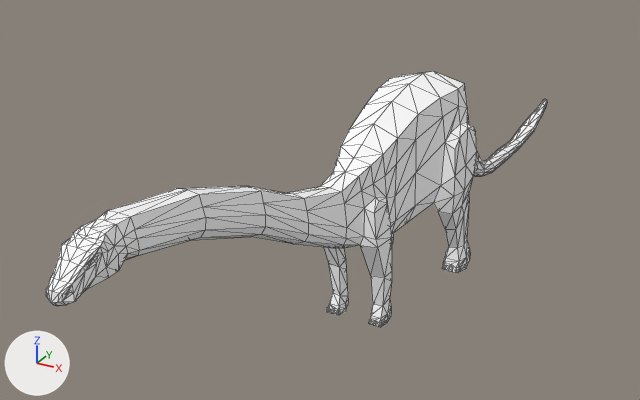
An edit to the glTF model frontend/assets/models3d/packs/quaternius-fbx/apatosaurus.glb, drawn before and after from the same camera.
One viewpoint serves both versions: a camera (50 mm lens) standing at (2.69, -5.79, 2.76) and looking at (-0.65, 0.3, -0.28). Every picture has the same lights, and +X, +Y and +Z are marked at lower left. The picture after the commit comes second. Mesh edges are drawn as thin lines. Where no turn or scale is listed for an object, it has been applied to the vertices.
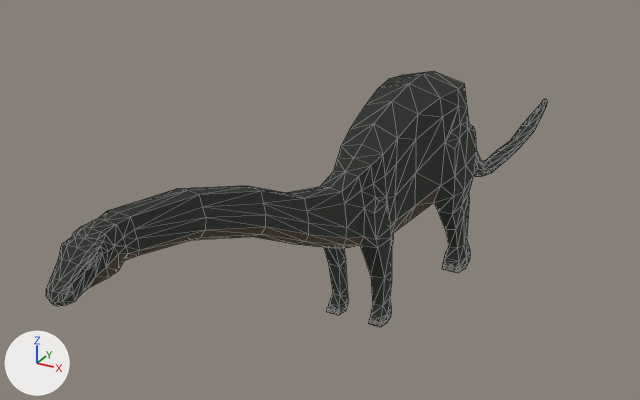
Changed parts and their boxes (x1, y1, x2, y2) in the pictures (640 x 400 px):
'Cylinder', recoloured, surface changed (darker): (46, 71, 547, 327) in both

Patch to the scene script:
```diff
--- a/frontend/assets/models3d/packs/quaternius-fbx/apatosaurus.glb.py
+++ b/frontend/assets/models3d/packs/quaternius-fbx/apatosaurus.glb.py
@@ mat_material_0 @@
 mat_material_0 = principled_material('Material_0')
-mat_material_0.base_color = (1.0, 1.0, 1.0)  # white #ffffff
+mat_material_0.base_color = (0.0201, 0.014, 0.00694)  # black #271f14
 mat_material_0.roughness = 0.85
+mat_material_0.emission_strength = 1.0
+mat_material_0.emission_color = (0.0201, 0.014, 0.00694)  # black #271f14
@@ mat_material_1 @@
 mat_material_1 = principled_material('Material_1')
-mat_material_1.base_color = (1.0, 1.0, 1.0)  # white #ffffff
+mat_material_1.base_color = (0.00627, 0.00814, 0.00522)  # black #121610
 mat_material_1.roughness = 0.85
+mat_material_1.emission_strength = 1.0
+mat_material_1.emission_color = (0.00627, 0.00814, 0.00522)  # black #121610
```
